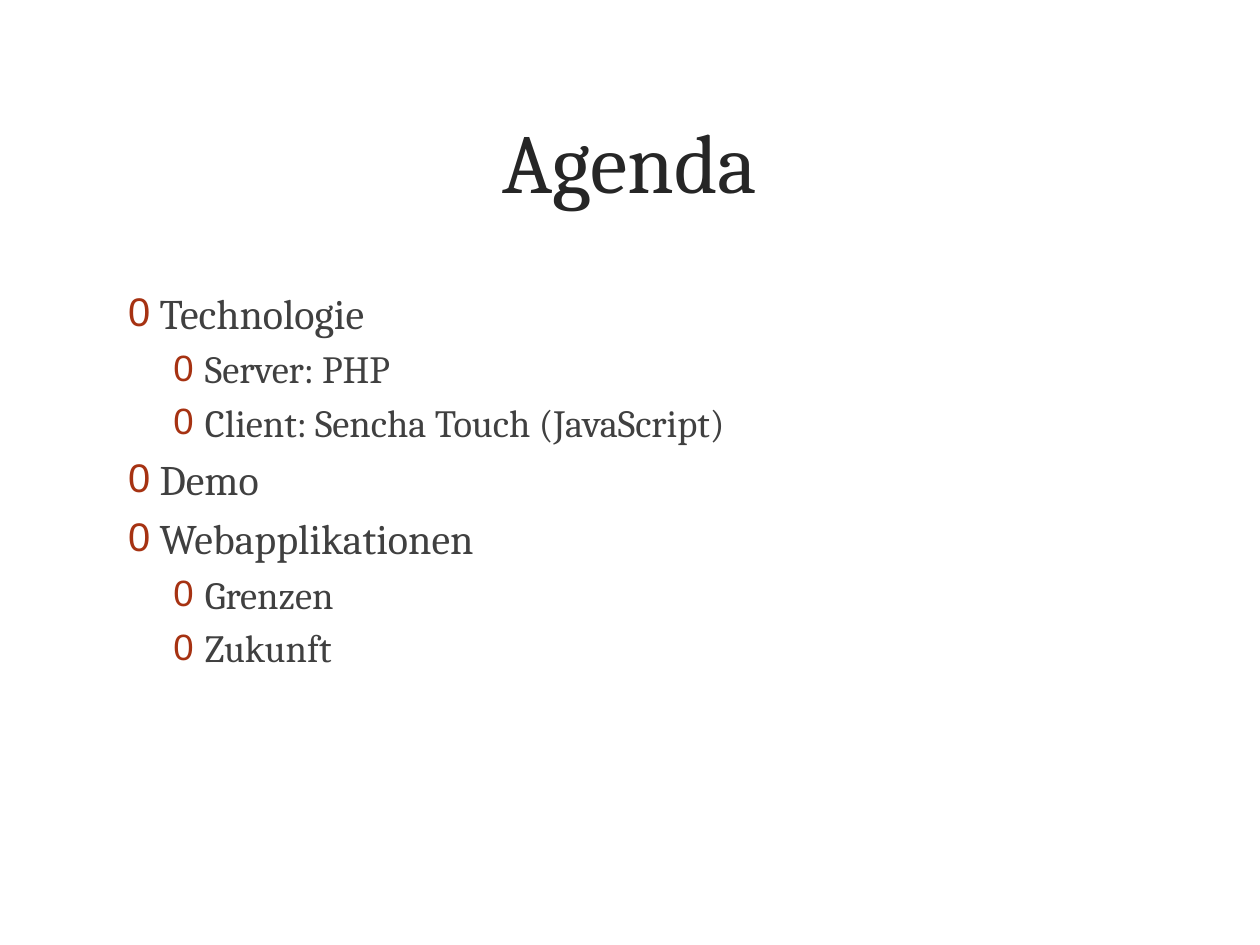
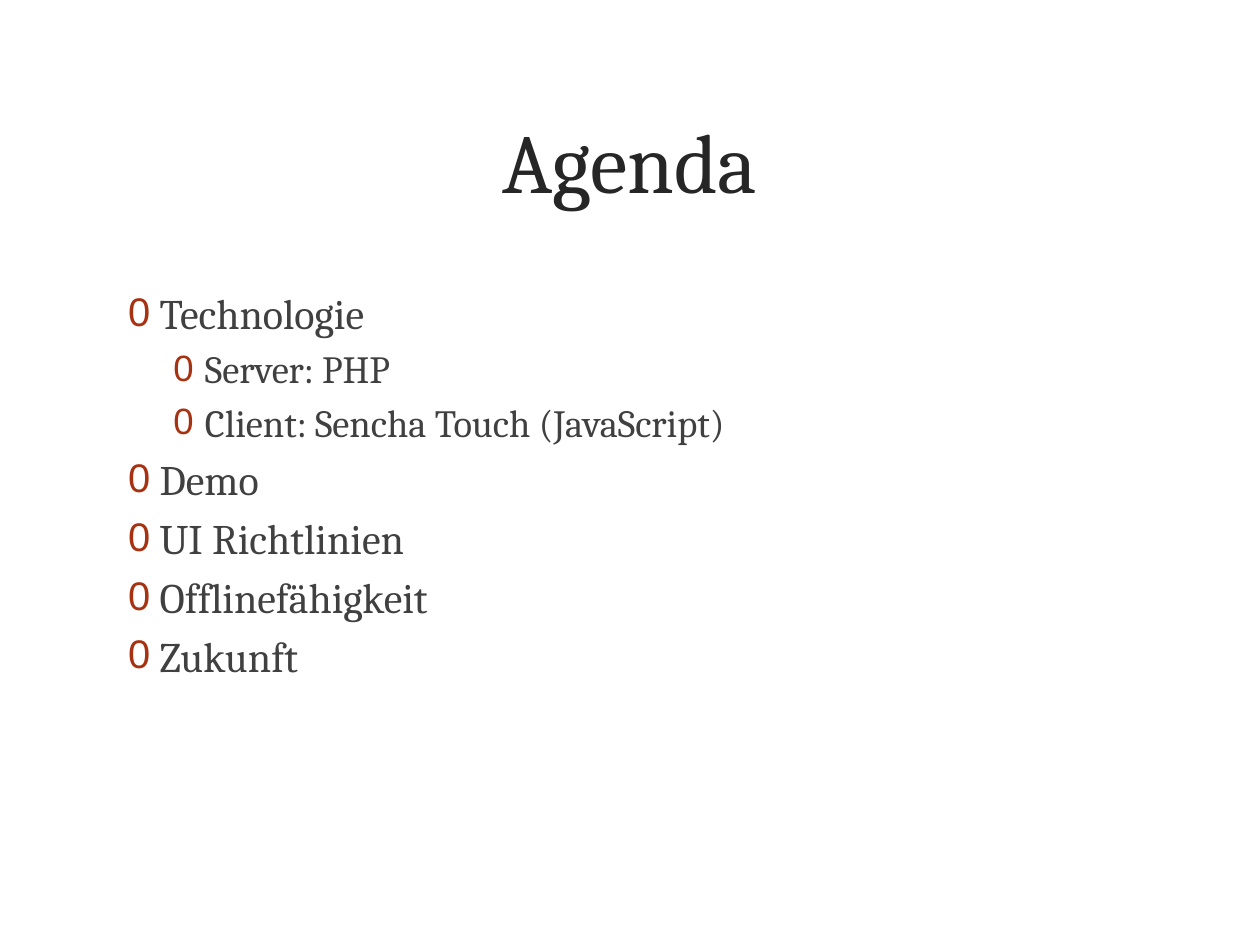
Before and after one commit to metaodi/TrailDevilsXPl-2, a slide deck: slide 2 of _DOCUMENTATION/Presentation/Praesentation-Traildevils-XPl2.pptx. Drawn at 1260x945 pixels with LibreOffice and Linux fonts; fonts in the diff are those of the drawing; background and template pictures are left out. Boxes give left, top, right and bottom in pixels: in the first picture for what was removed or moved away, otherwise in the second. Text is boxed around its words. In the diff, an @@ line names an element or a change of style, - is before the commit and + after.

```diff
--- a/_DOCUMENTATION/Presentation/Praesentation-Traildevils-XPl2.pptx
+++ b/_DOCUMENTATION/Presentation/Praesentation-Traildevils-XPl2.pptx
@@ text at (x1=160, y1=525, x2=428, y2=622): text changed @@
-0 Webapplikationen
-  0 Grenzen
+0 UI Richtlinien
+0 Offlinefähigkeit
@@ text at (x1=160, y1=642, x2=299, y2=673): size 22 to 24 pt in "Zukunft"; list level 2 to 1 in "Zukunft" @@
```
Also in this commit, not shown: 3 other slides changed, 3 slides added, 2 other files.
